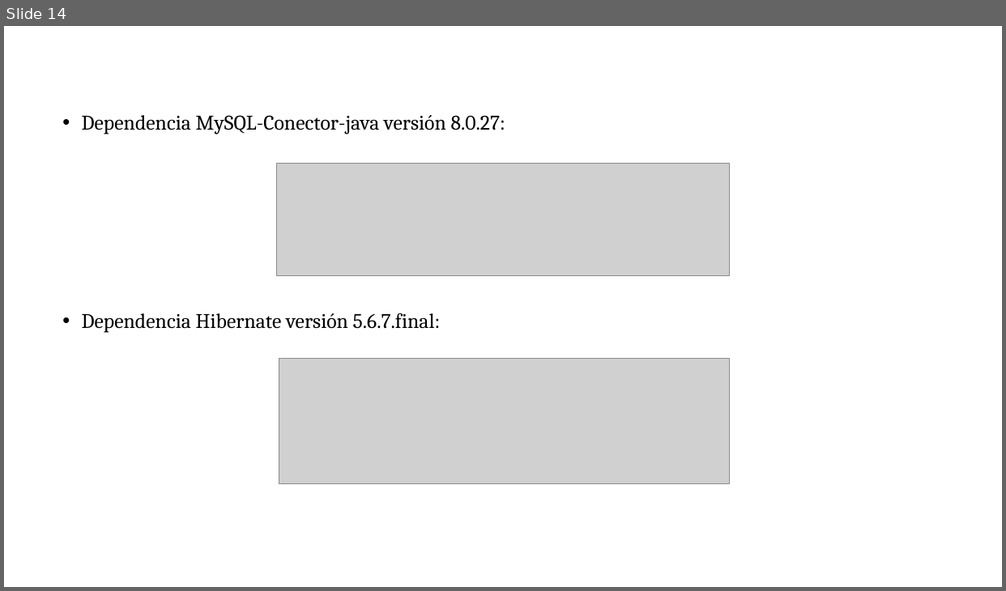
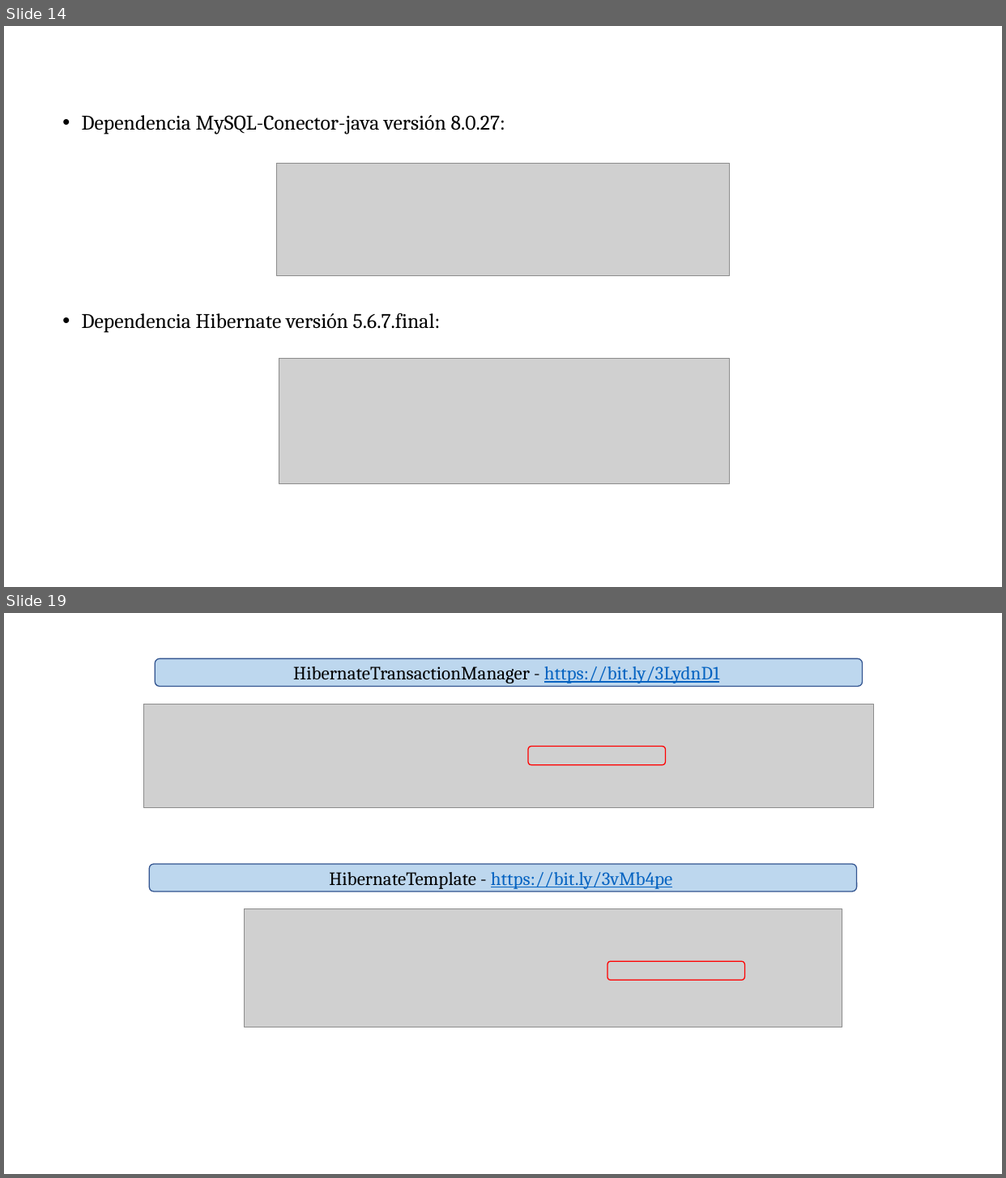
Before and after one commit to soycperez/persistencia-spring-framework, a slide deck: Persistencia con JDBC.pptx. Shown one above the other, each under a label of ours: slide 14 before the commit, slides 14 and 19 after it; the slides between them are not shown. The pictures are 1006x591 and 1006x1178 pixels, drawn with LibreOffice and Linux fonts; fonts in the diff are those of the drawing; grey boxes stand for pictures; background and template pictures are left out. Boxes give left, top, right and bottom in pixels: in the first picture for what was removed or moved away, otherwise in the second. Text is boxed around its words. In the diff, an @@ line names an element or a change of style, - is before the commit and + after.

Commit message:
Modificacion teorica sobre clases Hibernate

```diff
--- a/Persistencia con JDBC.pptx
+++ b/Persistencia con JDBC.pptx
@@ slide 19 added at (4,613,1002,1174), background picture (left out) @@
@@ rounded rectangle added at (155,658,863,687), fill #BDD7EE, outline #325491 1 pt, 18 pt, text #000000 @@
+HibernateTransactionManager - https://bit.ly/3LydnD1
@@ picture added at (144,704,874,807) @@
@@ rounded rectangle added at (528,747,665,765), outline #FF0000 1 pt @@
@@ rounded rectangle added at (149,864,857,892), fill #BDD7EE, outline #325491 1 pt, 18 pt, text #0563C1, underline @@
+HibernateTemplate - https://bit.ly/3vMb4pe
@@ picture added at (245,909,842,1028) @@
@@ rounded rectangle added at (607,962,744,981), outline #FF0000 1 pt @@
```
Also in this commit, not shown: 1 slide changed, 3 other slides added.
